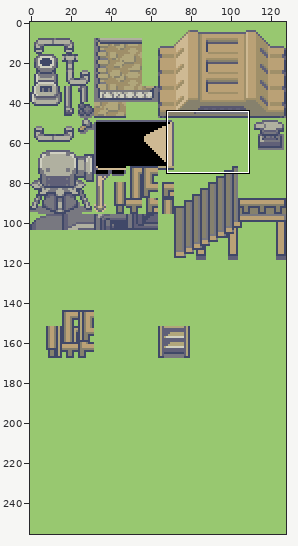
File history of a sprite sheet, data/tilesets/secondary/dwarven_mines/tiles.png. The picture above shows the old version from afar; the outline marks the close-up.
Close-up. As it was:
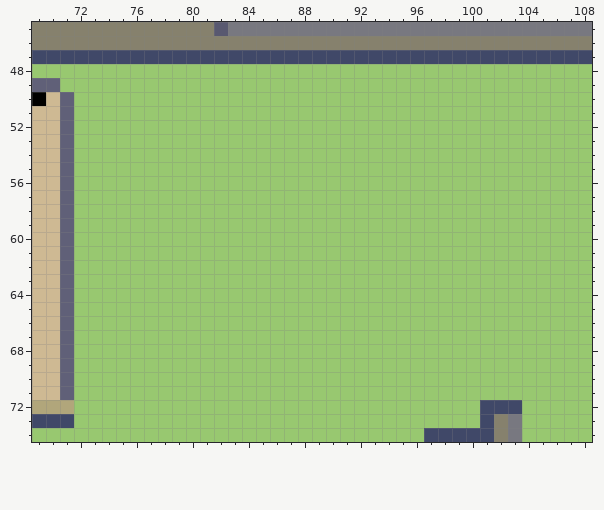
The file is 128x256 pixels. Shown: x 69..108, y 45..74. The commit also changed other parts of the picture, which this record leaves out.
New version:
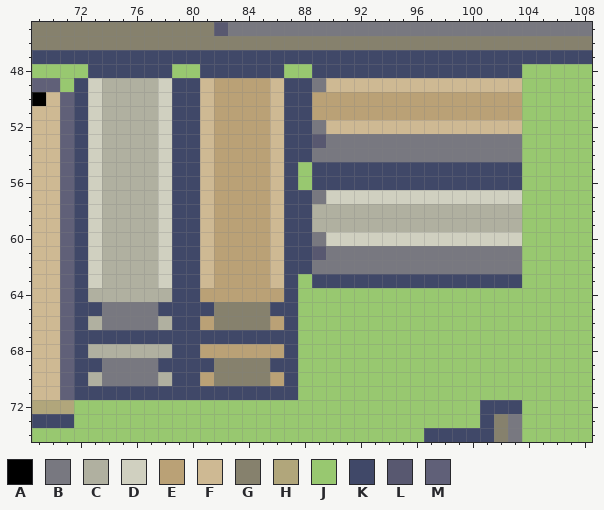
Palette (. is transparent): A #000000  B #787880  C #b0b0a0  D #d0d0c0  E #baa176  F #ceb993  G #86816d  H #b1a67b  J #98c870  K #404868  L #585870  M #606078
The exact change:
The author changed colour J to colour B in row 49 at x 89; in row 52 at x 89; in row 53 at x 90 to 103; in row 54 at x 89 to 103; in row 57 at x 89; in row 60 at x 89.
The author changed colour J to colour B in row 61 at x 90 to 103; in row 62 at x 89 to 103; in rows 65 to 66 at x 74 to 77; in rows 69 to 70 at x 74 to 77.
The author changed colour J to colour C in rows 49 to 57 at x 74 to 77; in rows 58 to 59 at x 74 to 77 and 89 to 103; in rows 60 to 63 at x 74 to 77; in row 64 at x 73 to 78; in row 66 at x 73 and 78; in row 68 at x 73 to 78.
The author changed colour J to colour C in row 70 at x 73 and 78.
The author changed colour J to colour D in rows 49 to 56 at x 73 and 78; in row 57 at x 73, 78 and 90 to 103; in rows 58 to 59 at x 73 and 78; in row 60 at x 73, 78 and 90 to 103; in rows 61 to 63 at x 73 and 78.
The author changed colour J to colour E in row 49 at x 82 to 85; in rows 50 to 51 at x 82 to 85 and 89 to 103; in rows 52 to 63 at x 82 to 85; in row 64 at x 81 to 86; in row 66 at x 81 and 86; in row 68 at x 81 to 86.
The author changed colour J to colour E in row 70 at x 81 and 86.
The author changed colour J to colour F in row 49 at x 81, 86 and 90 to 103; in rows 50 to 51 at x 81 and 86; in row 52 at x 81, 86 and 90 to 103; in rows 53 to 63 at x 81 and 86.
The author changed colour J to colour G in rows 65 to 66 at x 82 to 85; in rows 69 to 70 at x 82 to 85.
The author changed colour J to colour K in row 48 at x 73 to 78, 81 to 86 and 89 to 103; in rows 49 to 54 at x 72, 79 to 80 and 87 to 88; in rows 55 to 56 at x 72, 79 to 80, 87 and 89 to 103; in rows 57 to 62 at x 72, 79 to 80 and 87 to 88; in row 63 at x 72, 79 to 80, 87 and 89 to 103; in row 64 at x 72, 79 to 80 and 87.
The author changed colour J to colour K in row 65 at x 72 to 73, 78 to 81 and 86 to 87; in row 66 at x 72, 79 to 80 and 87; in row 67 at x 72 to 87; in row 68 at x 72, 79 to 80 and 87; in row 69 at x 72 to 73, 78 to 81 and 86 to 87; in row 70 at x 72, 79 to 80 and 87.
The author changed colour J to colour K in row 71 at x 72 to 87.
The author changed colour J to colour L in row 53 at x 89; in row 61 at x 89.
